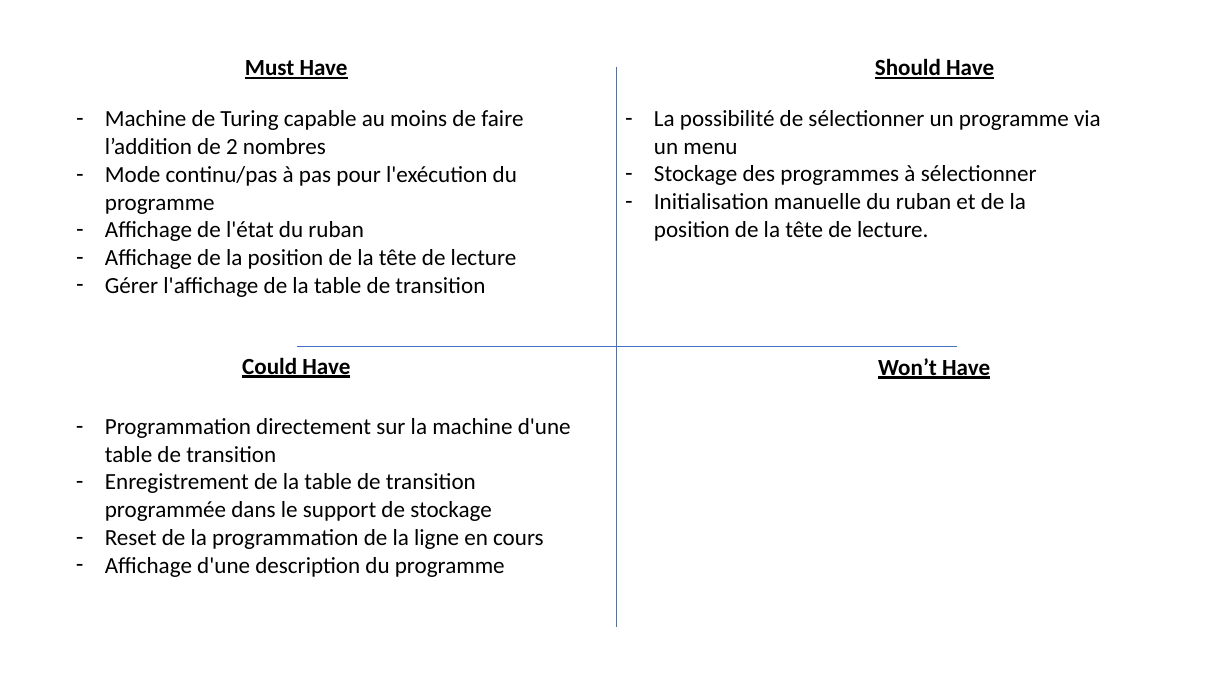
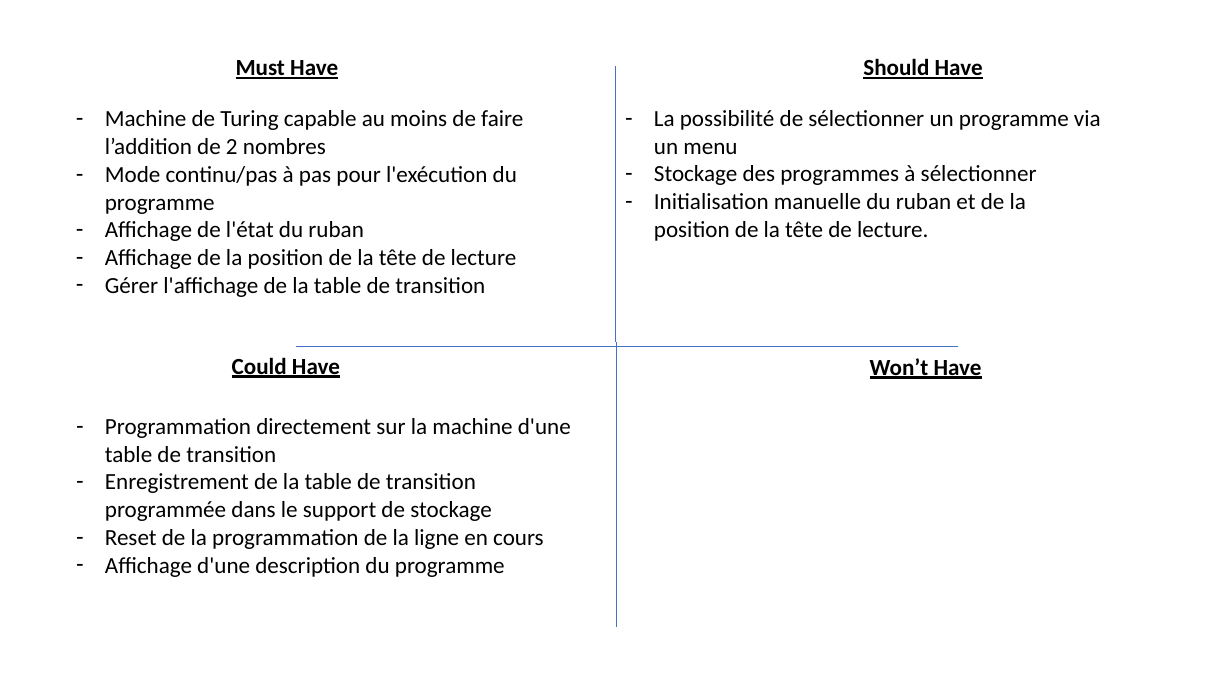
Before and after one commit to romain327/machine-turing, a slide deck: slide 1 of rapport/Matrice MOSCOW.pptx. Drawn at 1232x693 pixels with LibreOffice and Linux fonts; fonts in the diff are those of the drawing. Boxes give left, top, right and bottom in pixels: in the first picture for what was removed or moved away, otherwise in the second. Text is boxed around its words. In the diff, an @@ line names an element or a change of style, - is before the commit and + after.

```diff
--- a/rapport/Matrice MOSCOW.pptx
+++ b/rapport/Matrice MOSCOW.pptx
@@ text "Must Have": place and size @@
-text "Must Have" at (245,60,348,79)
+text "Must Have" at (236,60,338,79)
@@ text "Should Have": place and size @@
-text "Should Have" at (875,58,994,79)
+text "Should Have" at (863,58,983,79)
@@ text "Could Have": place and size @@
-text "Could Have" at (242,357,350,378)
+text "Could Have" at (232,357,340,378)
@@ text "Won’t Have": place and size @@
-text "Won’t Have" at (878,358,990,379)
+text "Won’t Have" at (870,358,982,379)
```
Also in this commit, not shown: 8 other files.
